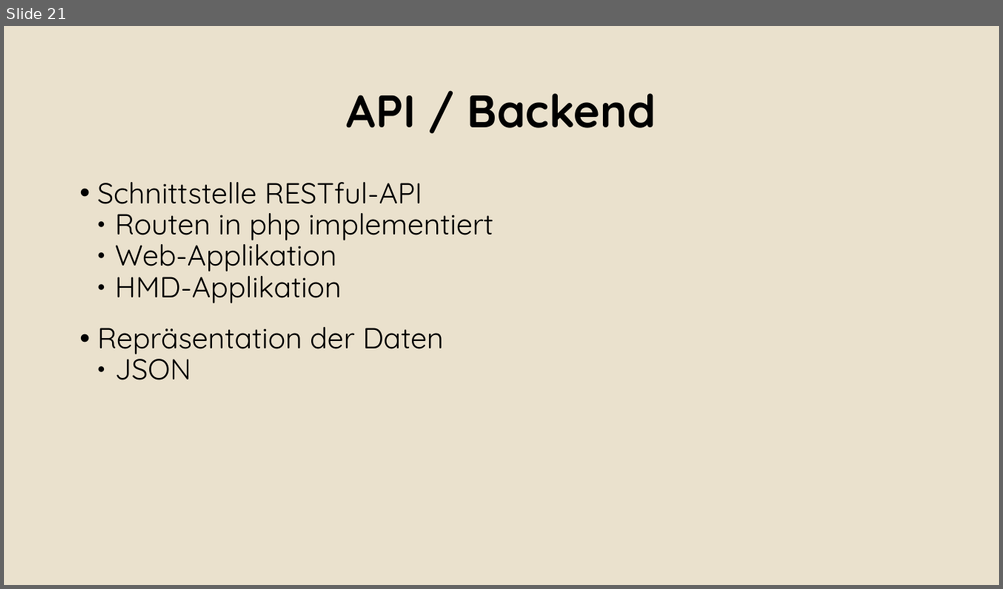
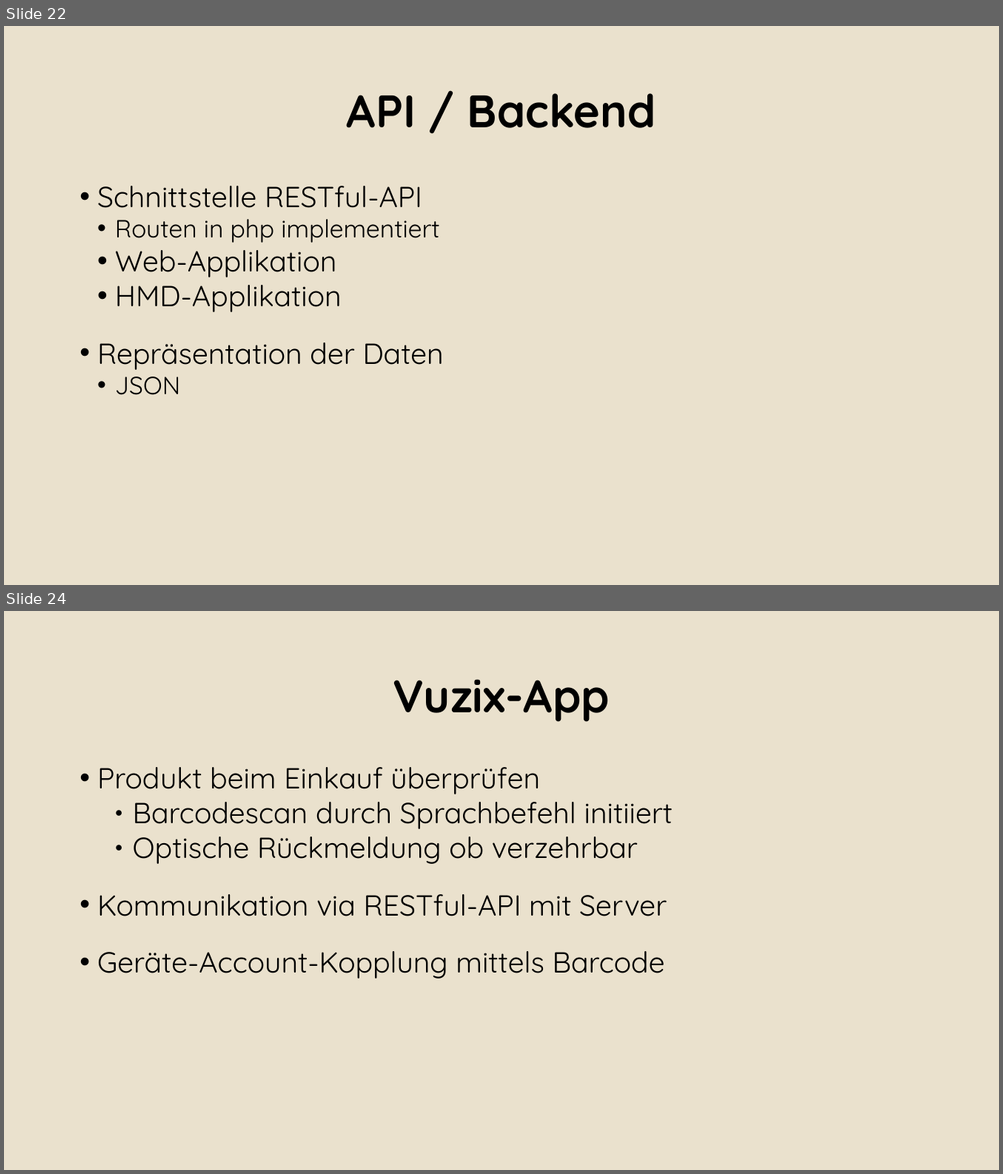
Before and after one commit to Alergeek/Dokumentation, a slide deck: Docs/AbschlussPräsi_lo.pptx. Shown one above the other, each under a label of ours: slide 21 before the commit, slides 22 and 24 after it; the slides between them are not shown. The pictures are 1003x589 and 1003x1174 pixels, drawn with LibreOffice and Linux fonts; fonts in the diff are those of the drawing; background and template pictures are left out. Boxes give left, top, right and bottom in pixels: in the first picture for what was removed or moved away, otherwise in the second. Text is boxed around its words. In the diff, an @@ line names an element or a change of style, - is before the commit and + after.

Commit message:
added Vuzix and Frontend

```diff
--- a/Docs/AbschlussPräsi_lo.pptx
+++ b/Docs/AbschlussPräsi_lo.pptx
@@ slide 24 added at [4,611,999,1170], background #EAE1CD @@
@@ text added at [393,679,609,722], 44 pt, text #000000, bold @@
+Vuzix-App
@@ text added at [97,767,673,979], 28 pt, text #000000 @@
+• Produkt beim Einkauf überprüfen
+    ● Barcodescan durch Sprachbefehl initiiert
+    ● Optische Rückmeldung ob verzehrbar
+• Kommunikation via RESTful-API mit Server
+• Geräte-Account-Kopplung mittels Barcode
@@ what was slide 21 is now slide 22 @@
@@ slide 22 changed as well @@
@@ text "Schnittstelle RESTful-API" at [97,186,444,395]: size 28 to 24 pt in "Routen in php implementiert", "JSON"; line spacing 0.9 to 1; bullet ● to • @@
```
Also in this commit, not shown: 2 other slides changed, 2 other slides added, 2 slides removed.
